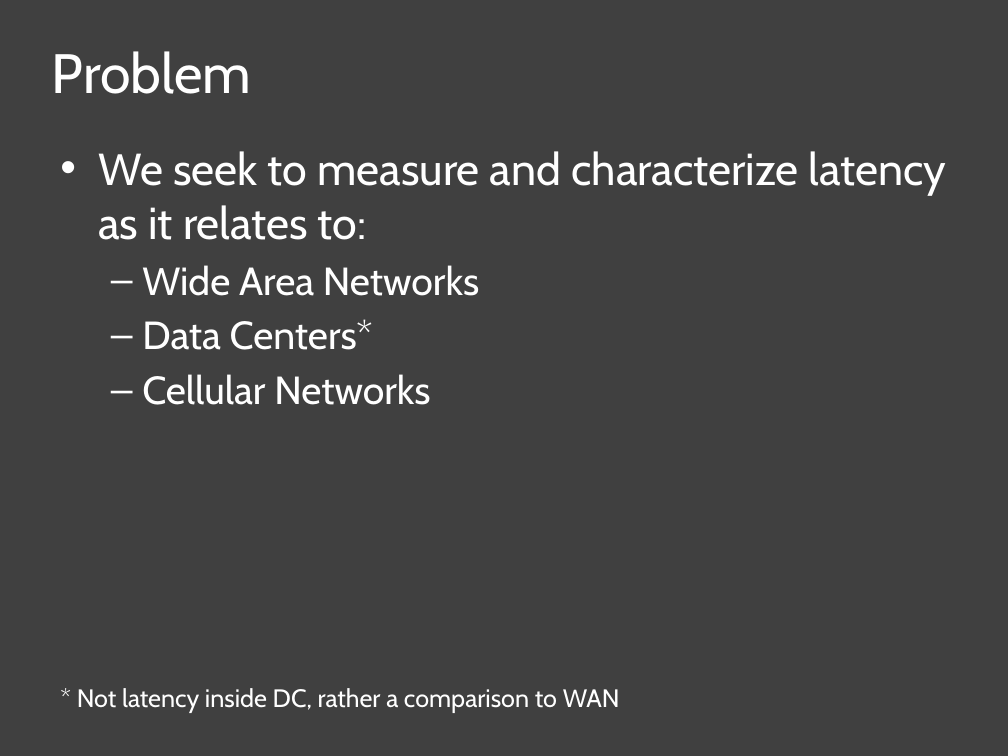
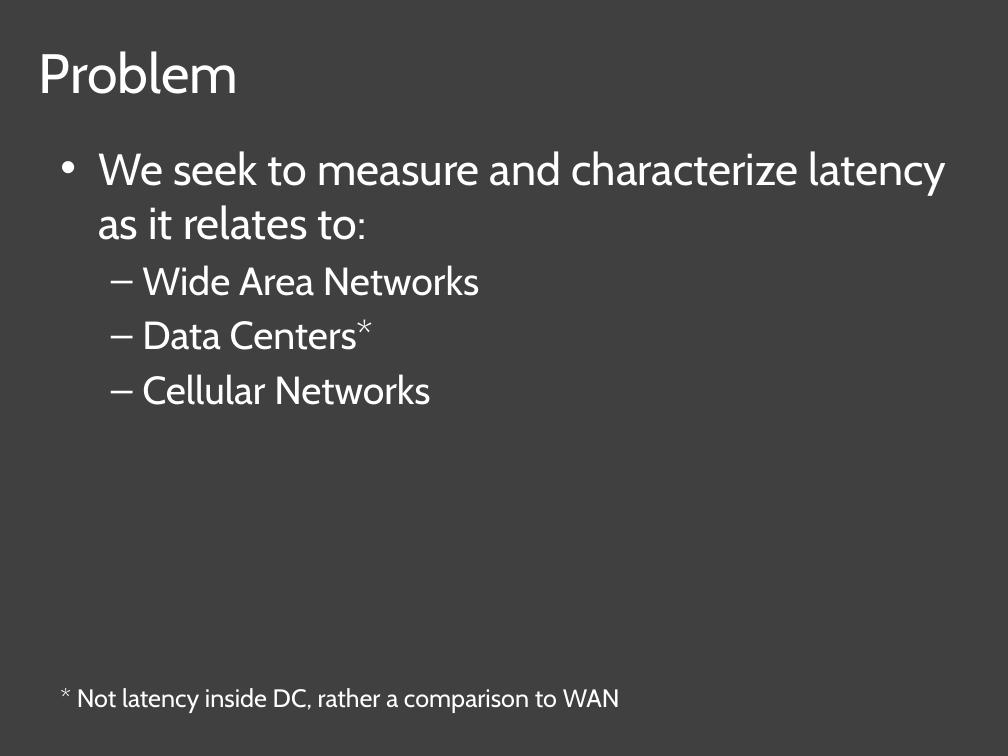
Before and after one commit to nebgnahz/CS268NetworkMeasurement, a slide deck: slide 2 of doc/MidTerm/MidTerm.pptx. Drawn at 1008x756 pixels with LibreOffice and Linux fonts; fonts in the diff are those of the drawing. Boxes give left, top, right and bottom in pixels: in the first picture for what was removed or moved away, otherwise in the second. Text is boxed around its words. In the diff, an @@ line names an element or a change of style, - is before the commit and + after.

```diff
--- a/doc/MidTerm/MidTerm.pptx
+++ b/doc/MidTerm/MidTerm.pptx
@@ title "Problem": place and size @@
-title "Problem" at (52,51,251,94)
+title "Problem" at (39,51,238,94)
```
Also in this commit, not shown: 2 other slides changed, 2 slides added, 1 slide removed.
